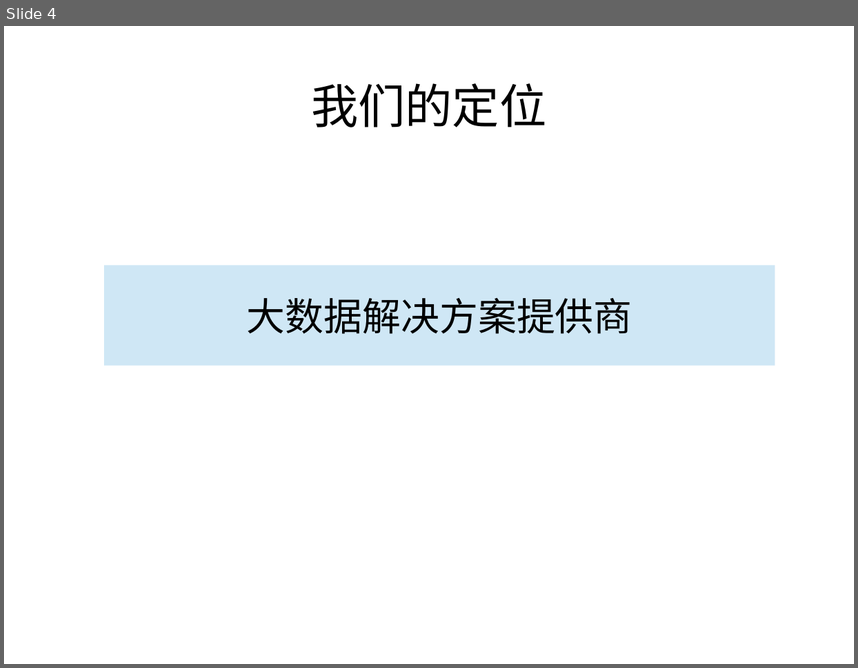
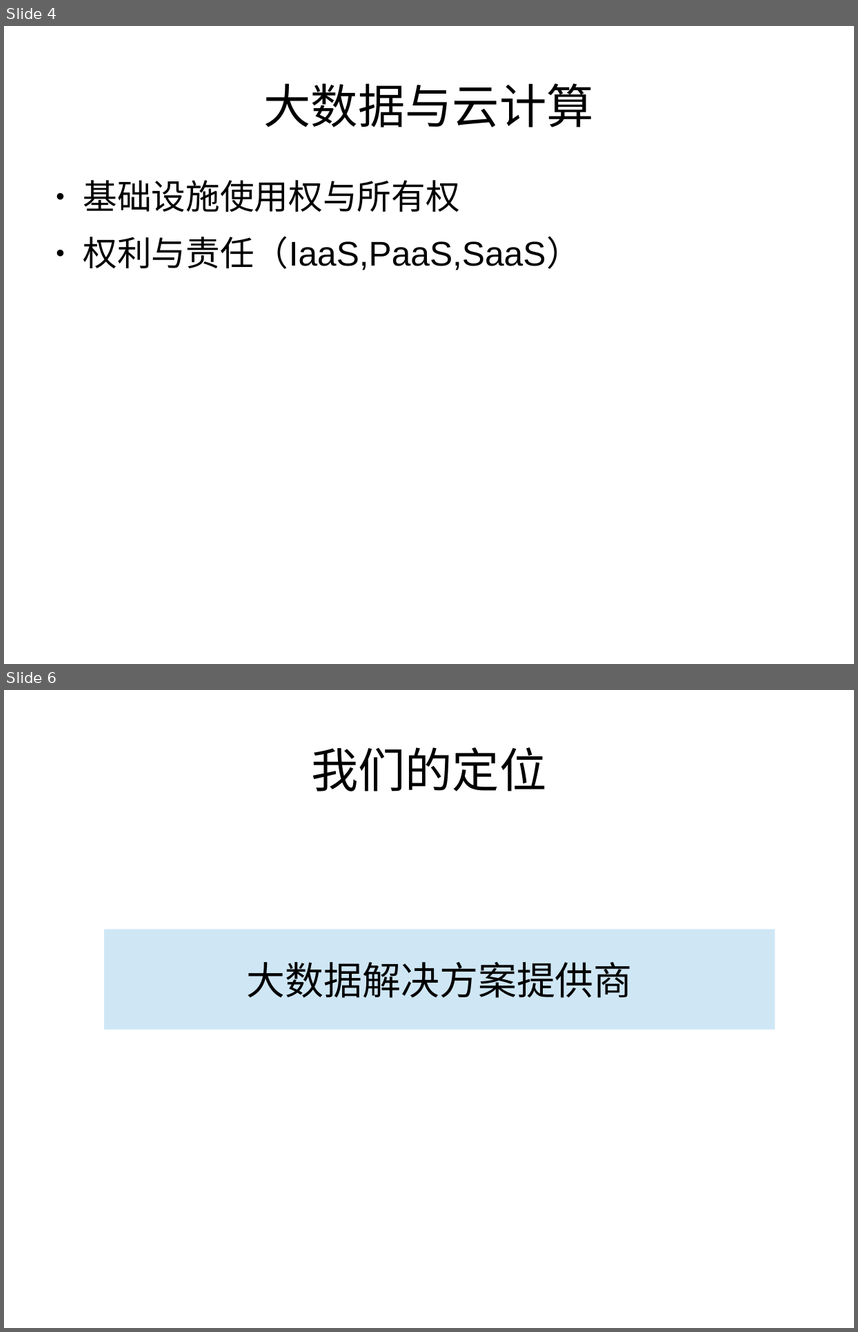
Before and after one commit to zouzhberk/Notes, a slide deck: bigdata/about-bigdata-product.odp. Shown one above the other, each under a label of ours: slide 4 before the commit, slides 4 and 6 after it; the slides between them are not shown. The pictures are 858x668 and 858x1332 pixels, drawn with LibreOffice and Linux fonts; fonts in the diff are those of the drawing. Boxes give left, top, right and bottom in pixels: in the first picture for what was removed or moved away, otherwise in the second. Text is boxed around its words. In the diff, an @@ line names an element or a change of style, - is before the commit and + after.

```diff
--- a/bigdata/about-bigdata-product.odp
+++ b/bigdata/about-bigdata-product.odp
@@ slide 4 added at <box>4,26,854,664</box>, background #FFFFFF @@
@@ title added at <box>264,83,594,127</box>, 44 pt, text #000000 @@
+大数据与云计算
@@ text added at <box>83,180,580,270</box>, 32 pt, text #000000 @@
+● 基础设施使用权与所有权
+● 权利与责任（IaaS,PaaS,SaaS）
@@ what was slide 4 is now slide 6 @@
```
Also in this commit, not shown: 1 slide changed, 5 other slides added, 1 slide removed, 2 other files.
